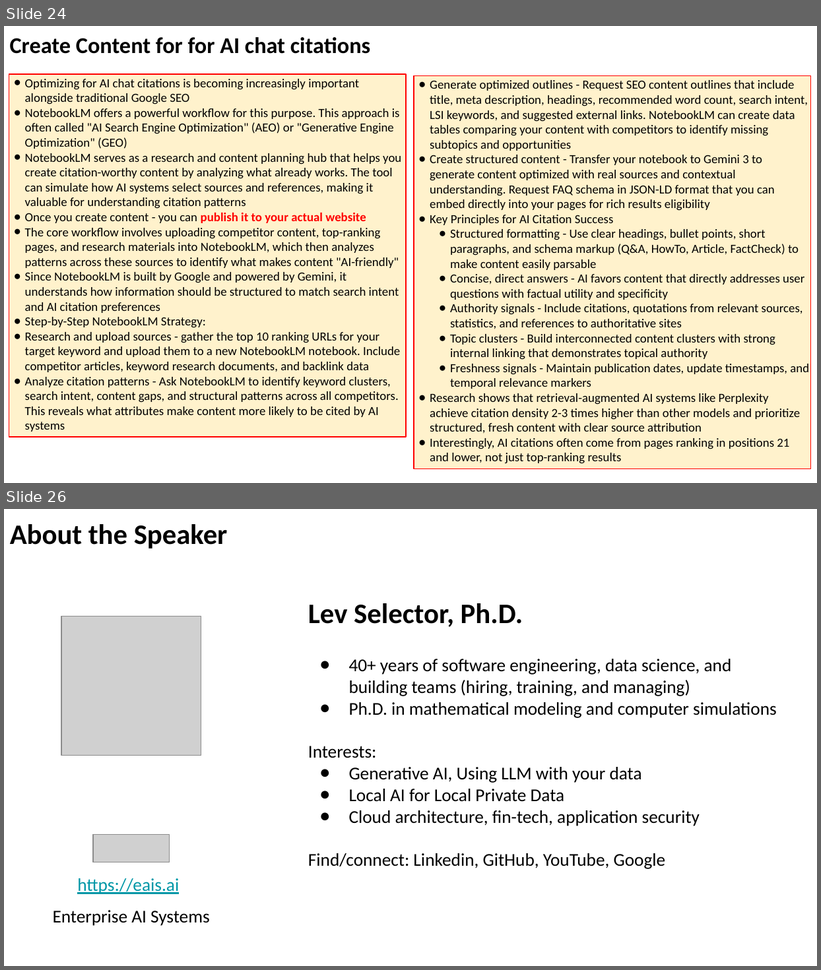
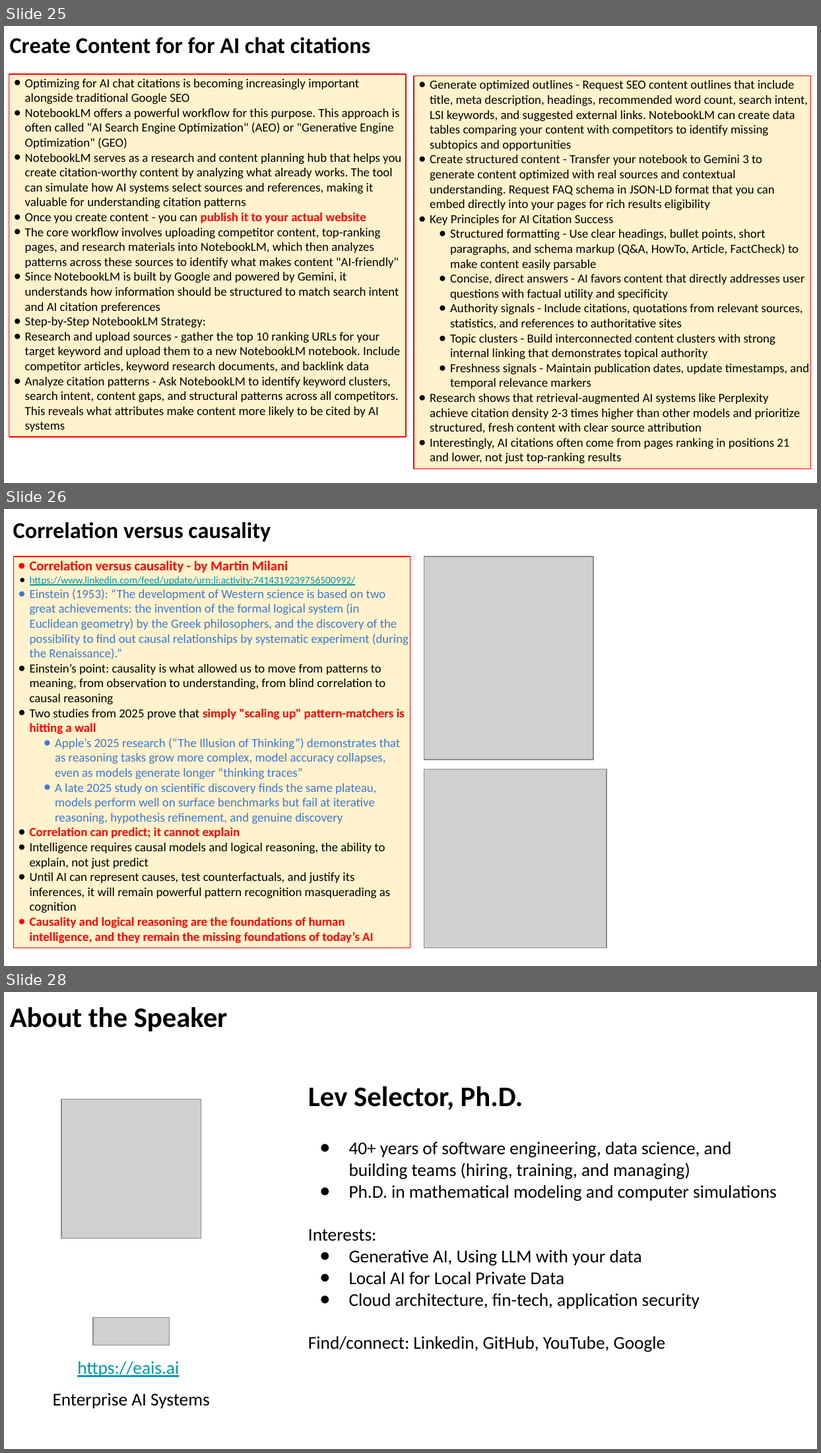
Before and after one commit to lselector/seminar, a slide deck: 2026/2026-01-09-AI-Updates.pptx. Shown one above the other, each under a label of ours: slides 24 and 26 before the commit, slides 25, 26 and 28 after it; the slides between them are not shown. The pictures are 821x970 and 821x1453 pixels, drawn with LibreOffice and Linux fonts; fonts in the diff are those of the drawing; grey boxes stand for pictures. Boxes give left, top, right and bottom in pixels: in the first picture for what was removed or moved away, otherwise in the second. Text is boxed around its words. In the diff, an @@ line names an element or a change of style, - is before the commit and + after.

```diff
--- a/2026/2026-01-09-AI-Updates.pptx
+++ b/2026/2026-01-09-AI-Updates.pptx
@@ slide 26 added at bbox=[4, 509, 817, 966], background #FFFFFF @@
@@ text added at bbox=[13, 522, 271, 542], 20 pt, text #000000, bold @@
+Correlation versus causality
@@ rectangle added at bbox=[14, 556, 411, 948], fill #FFF2CC, outline #FF0000 0.75 pt, 11 pt, text #3C78D8 @@
+● Correlation versus causality - by Martin Milani
+● https://www.linkedin.com/feed/update/urn:li:activity:7414319239756500992/
+● Einstein (1953): “The development of Western science is based on two great achievements: the invention of the formal logical system (in Euclidean geometry) by the Greek philosophers, and the discovery of the possibility to find out causal relationships by systematic experiment (during the Renaissance).”
+● Einstein’s point: causality is what allowed us to move from patterns to meaning, from observation to understanding, from blind correlation to causal reasoning
+● Two studies from 2025 prove that simply "scaling up" pattern-matchers is hitting a wall
+● Apple’s 2025 research (“The Illusion of Thinking”) demonstrates that as reasoning tasks grow more complex, model accuracy collapses, even as models generate longer “thinking traces”
+● A late 2025 study on scientific discovery finds the same plateau, models perform well on surface benchmarks but fail at iterative reasoning, hypothesis refinement, and genuine discovery
+● Correlation can predict; it cannot explain
+● Intelligence requires causal models and logical reasoning, the ability to explain, not just predict
+● Until AI can represent causes, test counterfactuals, and justify its inferences, it will remain powerful pattern recognition masquerading as cognition
+● Causality and logical reasoning are the foundations of human intelligence, and they remain the missing foundations of today’s AI
@@ picture added at bbox=[424, 556, 593, 759] @@
@@ picture added at bbox=[424, 769, 607, 948] @@
@@ what was slide 24 is now slide 25 @@
@@ what was slide 26 is now slide 28 @@
```
Also in this commit, not shown: 8 slides changed, 1 other slide added.
